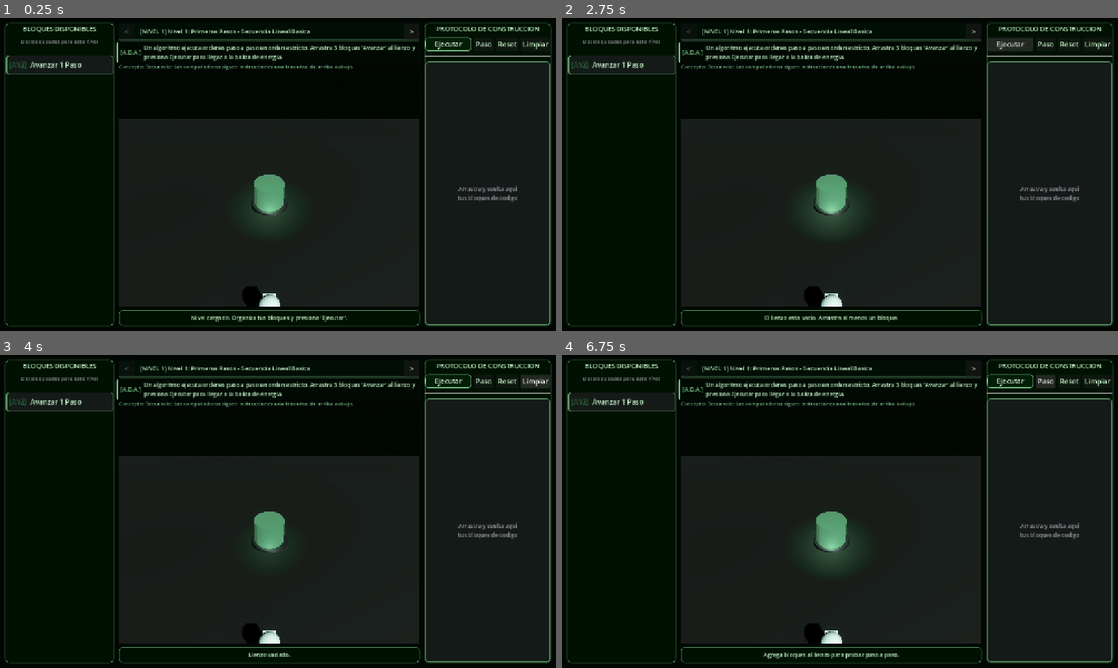
Above: before the commit, frames 1-4 (two rows, left to right).
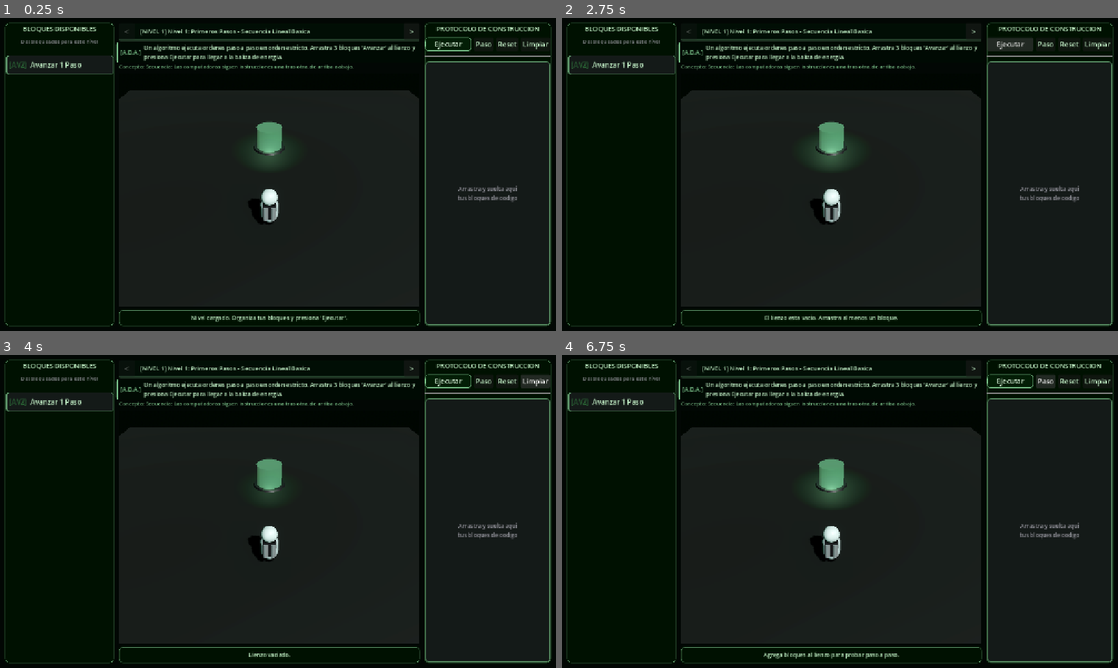
Above: after the commit, the same moments.

Repository: LeaGaj04/spido-code-0
Game: Godot game, scene res://escenas/principal.tscn
Two runs of this game, one before a commit and one after it. Both use one fixed random seed, a clock stepped at 60 frames per second and the inputs below.
Inputs:
- Up to frame 1 (0.25 s): no input
- Up to frame 2 (2.75 s): click ">" at 0.5 s; click "<" at 1.25 s; click "Ejecutar" at 2 s
- Up to frame 3 (4 s): click "Paso" at 2.75 s; click "Limpiar" at 3.5 s
- Up to frame 4 (6.75 s): click ">" at 4.25 s; click "<" at 5 s; click "Ejecutar" at 5.75 s; click "Paso" at 6.5 s

The runs differ from the first frame. In frame 1, 6.8% of the frame differs, in the area x 21-76%, y 23-93%; in frame 2, 7.3%; in frame 3, 6.5%; in frame 4, 7.3%.

Commit message:
feat(camera): actualizar posicion y encuadre de la camara 3D en el hangar

Diff:
--- a/escenas/mundo_3d.tscn
+++ b/escenas/mundo_3d.tscn
@@ -26,41 +26,39 @@
 
 [sub_resource type="StandardMaterial3D" id="MatSueloHangar"]
 albedo_color = Color(0.06, 0.08, 0.07, 1)
+metallic = 0.1
 roughness = 0.8
-metallic = 0.1
 
 [sub_resource type="PlaneMesh" id="MeshSuelo"]
 material = SubResource("MatSueloHangar")
 size = Vector2(24, 24)
 
-[node name="Mundo3D" type="Node3D"]
+[node name="Mundo3D" type="Node3D" unique_id=867094500]
 script = ExtResource("1_script")
 escena_pieza = ExtResource("4_pieza")
 
-[node name="WorldEnvironment" type="WorldEnvironment" parent="."]
+[node name="WorldEnvironment" type="WorldEnvironment" parent="." unique_id=1903861102]
 environment = SubResource("Environment_1")
 
-[node name="DirectionalLight3D" type="DirectionalLight3D" parent="."]
+[node name="DirectionalLight3D" type="DirectionalLight3D" parent="." unique_id=343956795]
 transform = Transform3D(0.866025, -0.353553, 0.353553, 0, 0.707107, 0.707107, -0.5, -0.612372, 0.612372, 0, 12, 0)
 light_color = Color(0.92, 0.96, 0.94, 1)
-light_energy = 1.0
 shadow_enabled = true
 
-[node name="Camera3D" type="Camera3D" parent="."]
-transform = Transform3D(1, 0, 0, 0, 0.788011, 0.615661, 0, -0.615661, 0.788011, 0, 8.8, 8.2)
+[node name="Camera3D" type="Camera3D" parent="." unique_id=1784270914]
+transform = Transform3D(1, 0, 0, 0, 0.7880111, 0.6156611, 0, -0.6156611, 0.7880111, 0, 7.768818, 11.910039)
 fov = 46.0
 
-[node name="SueloHangar" type="MeshInstance3D" parent="."]
+[node name="SueloHangar" type="MeshInstance3D" parent="." unique_id=1389275597]
 mesh = SubResource("MeshSuelo")
 
-[node name="MesaEnsamblaje" parent="." instance=ExtResource("3_mesa")]
+[node name="MesaEnsamblaje" parent="." unique_id=744348960 instance=ExtResource("3_mesa")]
 transform = Transform3D(1, 0, 0, 0, 1, 0, 0, 0, 1, 0, 0, -4)
-celda_mesa = Vector2i(0, -2)
 
-[node name="BalizaMeta" parent="." instance=ExtResource("5_baliza")]
+[node name="BalizaMeta" parent="." unique_id=999163968 instance=ExtResource("5_baliza")]
 transform = Transform3D(1, 0, 0, 0, 1, 0, 0, 0, 1, 0, 0.05, -2)
 
-[node name="Astronauta" parent="." instance=ExtResource("2_astronauta")]
+[node name="Astronauta" parent="." unique_id=609596835 instance=ExtResource("2_astronauta")]
 transform = Transform3D(1, 0, 0, 0, 1, 0, 0, 0, 1, 0, 0, 2)
 
-[node name="ContenedorPiezas" type="Node3D" parent="."]
+[node name="ContenedorPiezas" type="Node3D" parent="." unique_id=498335174]
Not shown: 1 places in escenas/mundo_3d.tscn that only renumber resources
